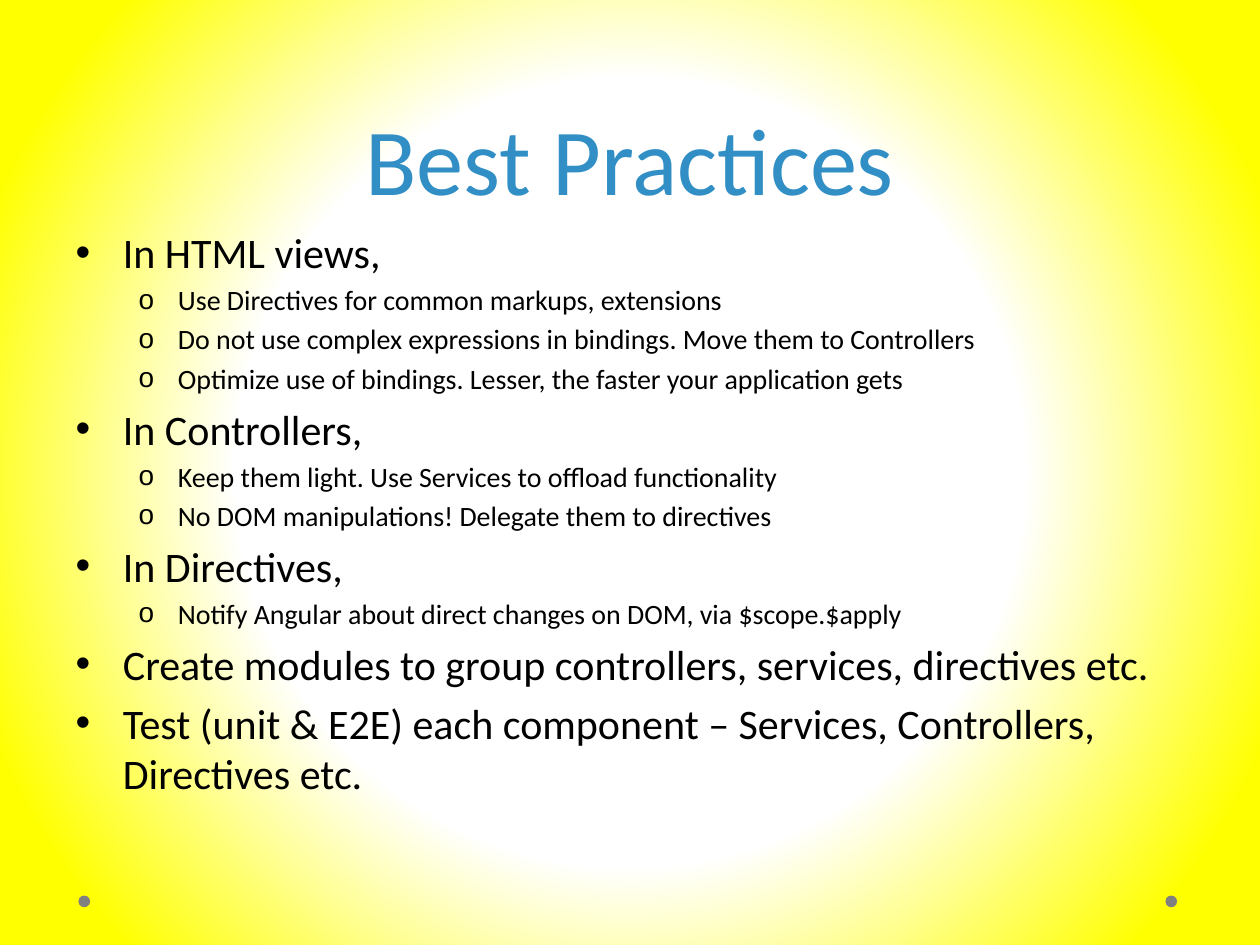
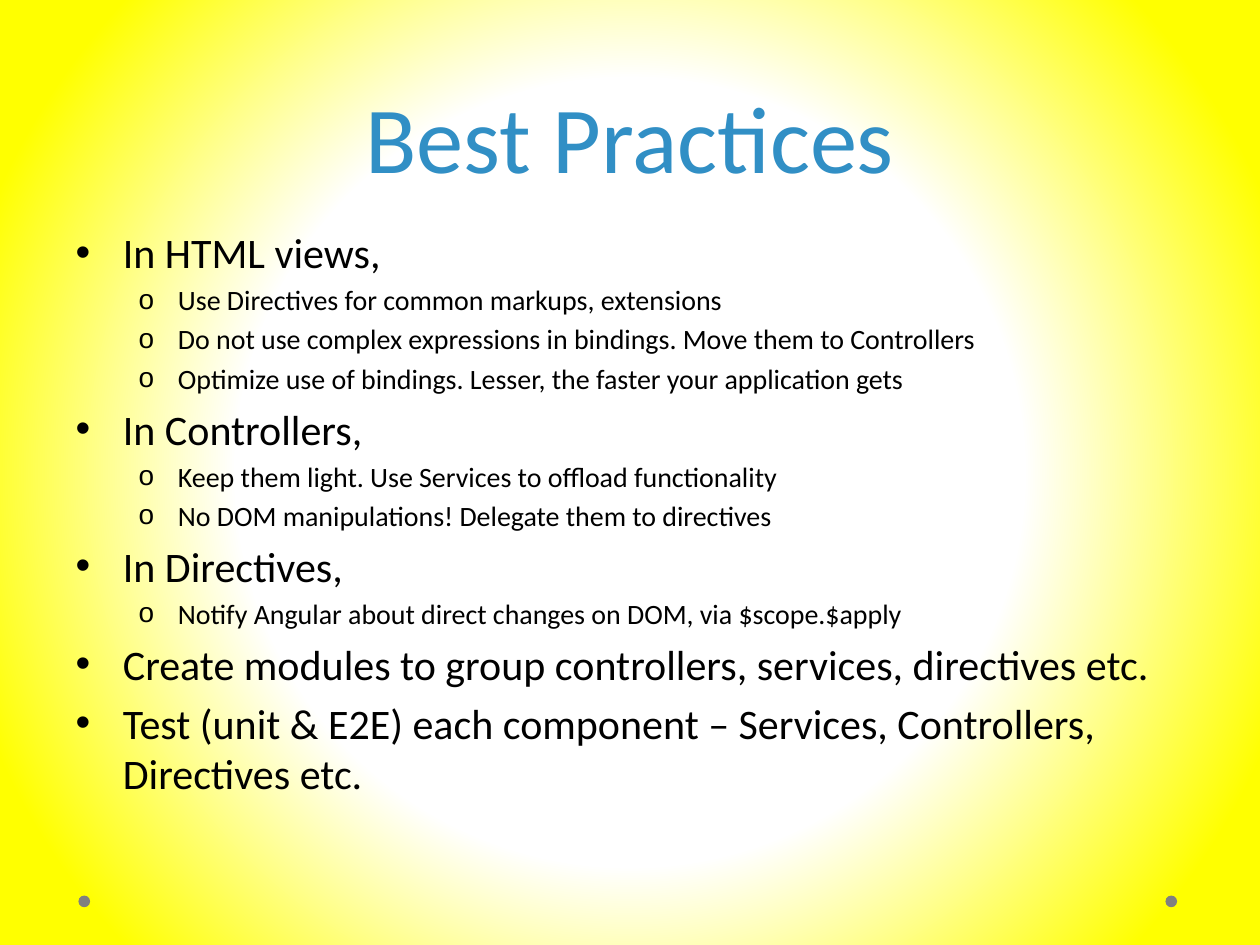
Before and after one commit to murtazahaveliwala/technext-angularjs-demo, a slide deck: slide 19 of Introduction to AngularJs.pptx. Drawn at 1260x945 pixels with LibreOffice and Linux fonts; fonts in the diff are those of the drawing. Boxes give left, top, right and bottom in pixels: in the first picture for what was removed or moved away, otherwise in the second. Text is boxed around its words. In the diff, an @@ line names an element or a change of style, - is before the commit and + after.

```diff
--- a/Introduction to AngularJs.pptx
+++ b/Introduction to AngularJs.pptx
@@ title "Best Practices": place and size @@
-title "Best Practices" at [365, 116, 894, 196]
+title "Best Practices" at [365, 95, 894, 174]
```
Also in this commit, not shown: 5 other slides changed.
